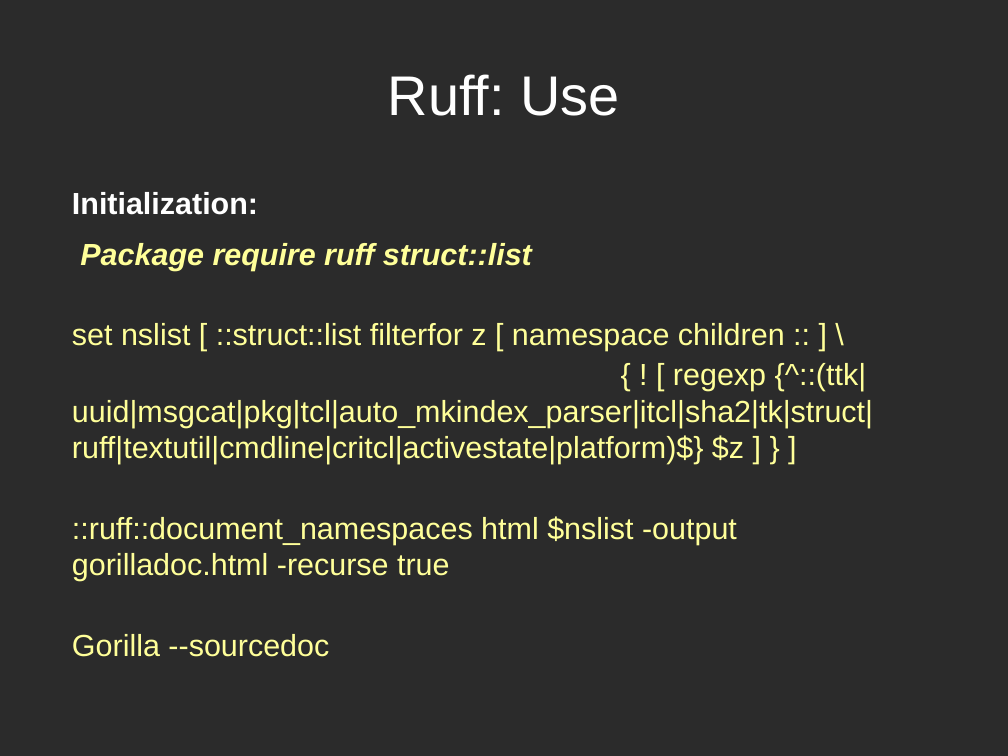
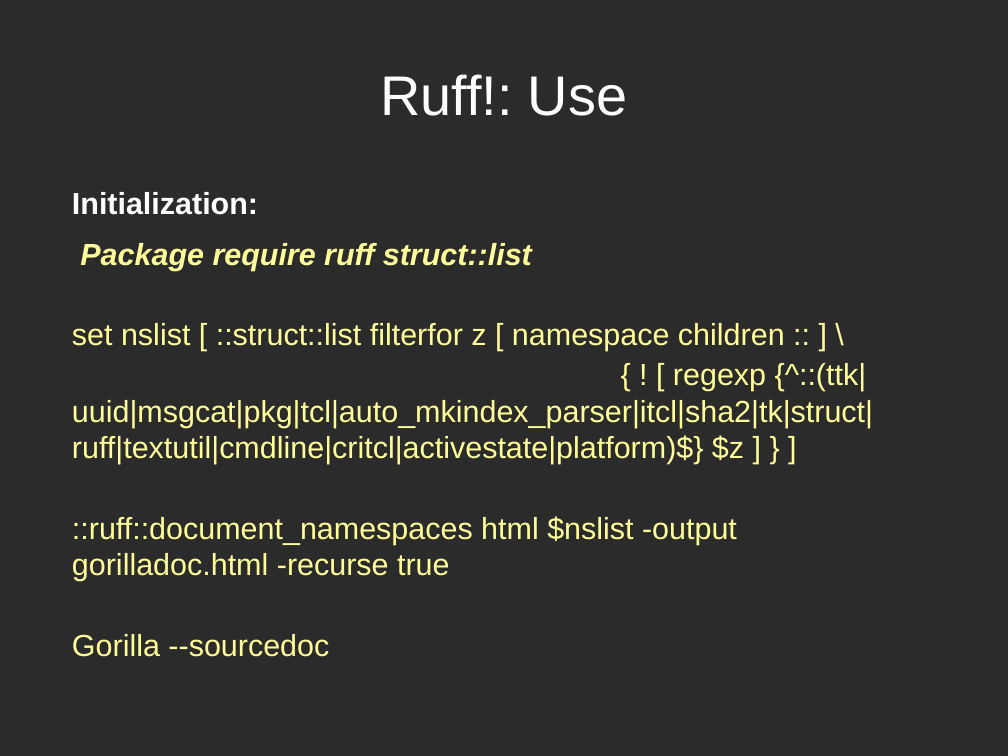
Before and after one commit to zdia/gorilla, a slide deck: slide 35 of EuroTcl 2012/PWgorila.odp (slide 40 before the commit). Drawn at 1008x756 pixels with LibreOffice and Linux fonts; fonts in the diff are those of the drawing; background and template pictures are left out; a plain dark background stands for a picture behind light text. Boxes give left, top, right and bottom in pixels: in the first picture for what was removed or moved away, otherwise in the second. Text is boxed around its words. In the diff, an @@ line names an element or a change of style, - is before the commit and + after.

```diff
--- a/EuroTcl 2012/PWgorila.odp
+++ b/EuroTcl 2012/PWgorila.odp
@@ title at [380,74,627,116]: text changed @@
-Ruff: Use
+Ruff!: Use
```
Also in this commit, not shown: 12 other slides changed, 4 slides added, 15 slides removed, 1 other file.
